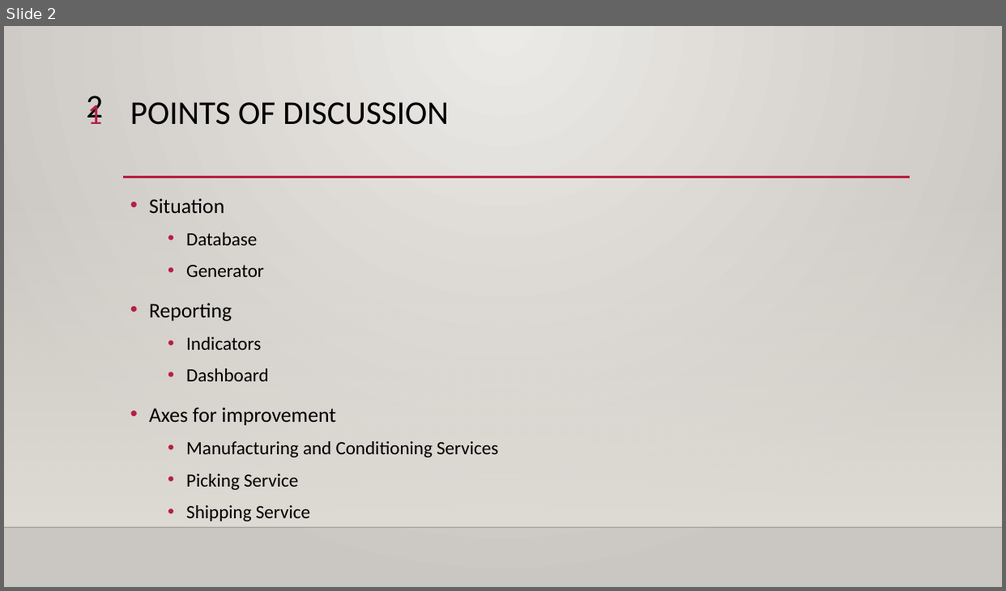
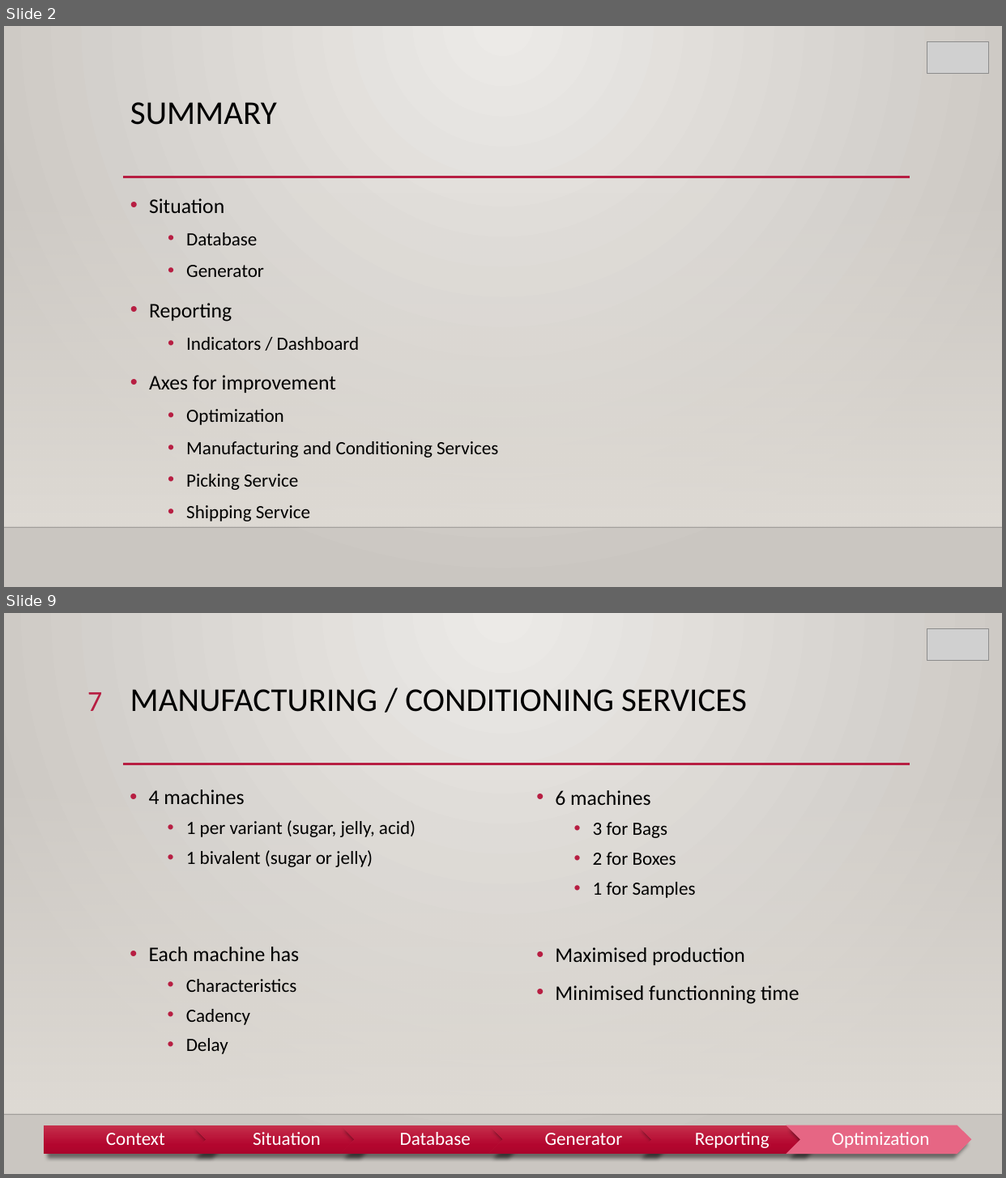
Before and after one commit to DylanCa/BIProject, a slide deck: Project Management/Data-Project.pptx. Shown one above the other, each under a label of ours: slide 2 before the commit, slides 2 and 9 after it; the slides between them are not shown. The pictures are 1006x591 and 1006x1178 pixels, drawn with LibreOffice and Linux fonts; fonts in the diff are those of the drawing; grey boxes stand for pictures; background and template pictures are left out. Boxes give left, top, right and bottom in pixels: in the first picture for what was removed or moved away, otherwise in the second. Text is boxed around its words. In the diff, an @@ line names an element or a change of style, - is before the commit and + after.

```diff
--- a/Project Management/Data-Project.pptx
+++ b/Project Management/Data-Project.pptx
@@ slide 9 added at (4, 613, 1002, 1174), background gradient #ECEAE7 to #CAC7C1; not listed: 3 template elements that a slide beside it also shows @@
@@ picture added at (927, 628, 988, 661) @@
@@ text added at (87, 692, 102, 711), 28 pt, text #B71E42 @@
+7
@@ title added at (130, 689, 747, 712), 32 pt, text #000000 @@
+MANUFACTURING / CONDITIONING SERVICES
@@ text added at (149, 790, 415, 1054), 18 pt, text #000000 @@
+• 4 machines
+  • 1 per variant (sugar, jelly, acid)
+  • 1 bivalent (sugar or jelly)
+• Each machine has
+  • Characteristics
+  • Cadency
+  • Delay
@@ text added at (555, 790, 799, 1004), 20 pt, text #000000 @@
+• 6 machines
+  • 3 for Bags
+  • 2 for Boxes
+  • 1 for Samples
+• Maximised production
+• Minimised functionning time
@@ group added at (44, 1126, 972, 1155): 6 texts, 5 chevrons, 1 pentagon arrow @@
+Context
+Situation
+Database
+Generator
+Reporting
+Optimization
@@ slide 2 changed as well @@
@@ picture added at (927, 41, 988, 74) @@
@@ text removed at (86, 96, 103, 124) @@
-2
@@ text removed at (87, 100, 102, 124) @@
-1
@@ title at (130, 102, 277, 125): text changed @@
-POINTS OF DISCUSSION
+SUMMARY
@@ text at (186, 337, 360, 350): text changed @@
-  • Indicators
-  • Dashboard
+  • Indicators / Dashboard
@@ text at (186, 409, 284, 425): paragraph added @@
+  • Optimization
```
Also in this commit, not shown: 3 other slides changed, 6 other slides added, 1 slide removed.
